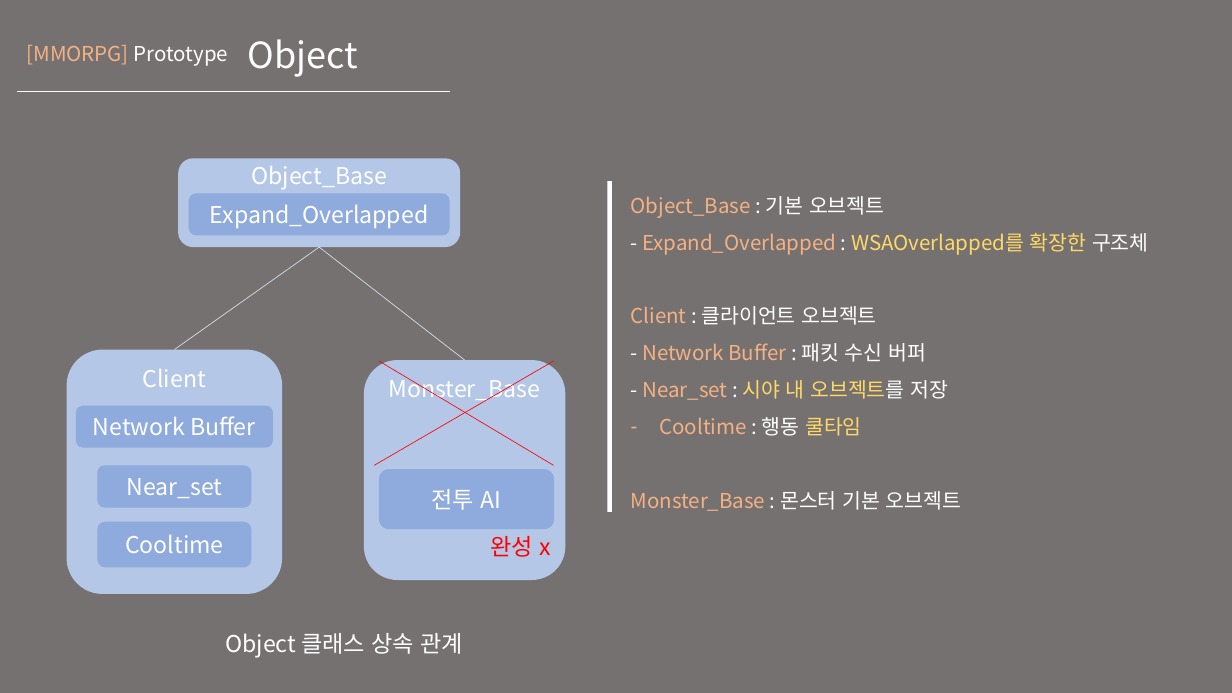
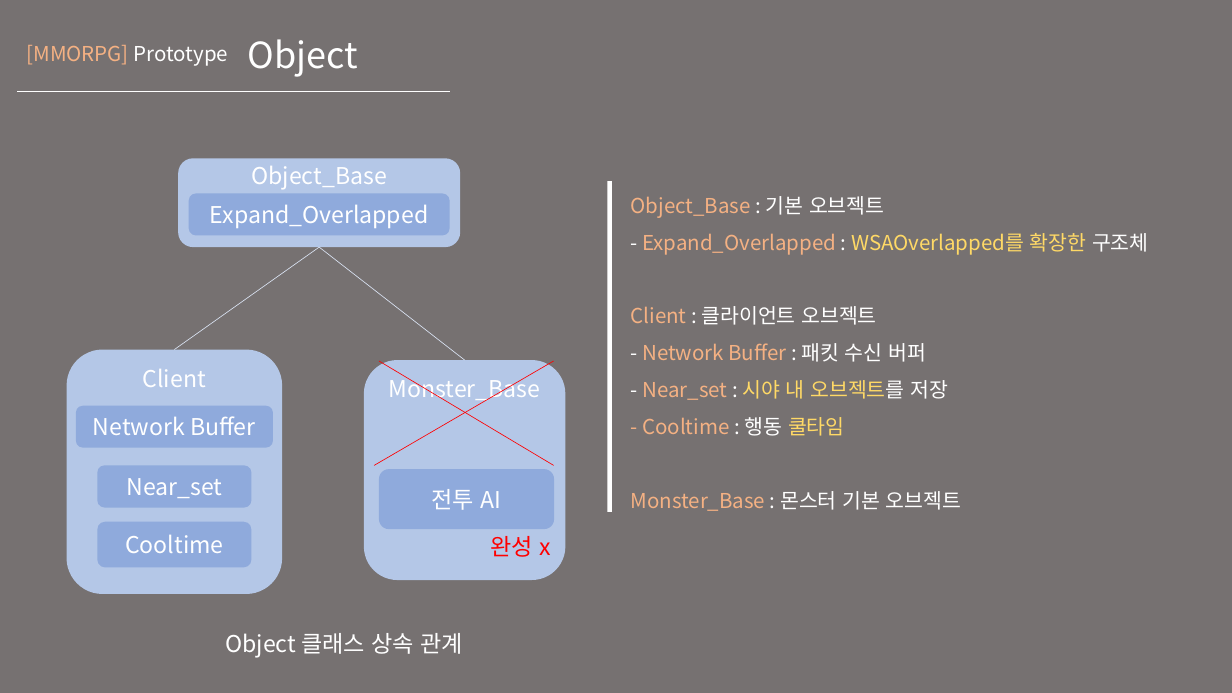
Before and after one commit to KU-t/1920-thesis, a slide deck: slide 18 of 취업지도/포트폴리오/포트폴리오 ver.12.pptx. Drawn at 1232x693 pixels with LibreOffice and Linux fonts; fonts in the diff are those of the drawing. Boxes give left, top, right and bottom in pixels: in the first picture for what was removed or moved away, otherwise in the second. Text is boxed around its words. In the diff, an @@ line names an element or a change of style, - is before the commit and + after.

```diff
--- a/취업지도/포트폴리오/포트폴리오 ver.12.pptx
+++ b/취업지도/포트폴리오/포트폴리오 ver.12.pptx
@@ text at <box>642,417,845,436</box>: text changed @@
-– Cooltime : 행동 쿨타임
+- Cooltime : 행동 쿨타임
```
Also in this commit, not shown: 17 other slides changed, 6 slides added.
